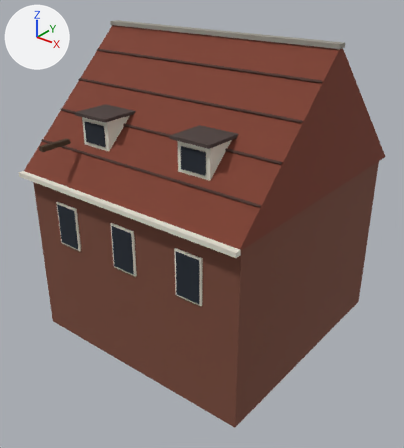
The glTF model public/models/dakhuis_steil.glb as it was, and as the next commit left it.
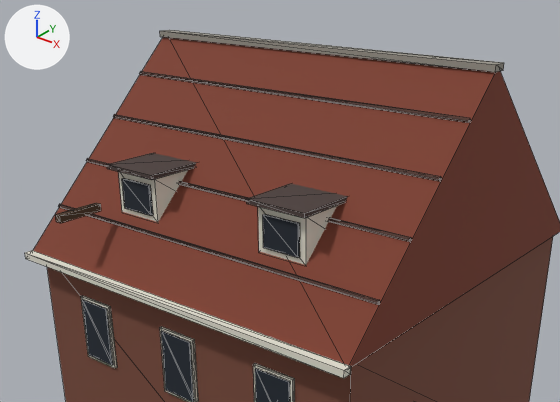
There are two pictures of each version: one whole from a 50 mm camera at (11.81, -15.28, 13.35) aimed at (0.21, -0.78, 4.36), one close up on the part from 0% to 95% of the width and 0% to 61% of the height. Arrows for +X, +Y and +Z are at upper left; the lights stay in place. The last two pictures show the newer version. The close-ups show mesh edges as thin lines. Vertices at exactly the same position are counted once.

In view in the first close-up: 'dakhuis_steil'.
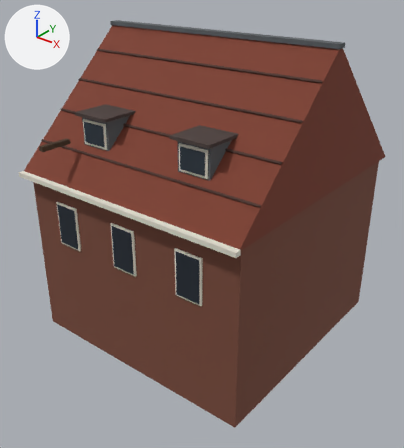
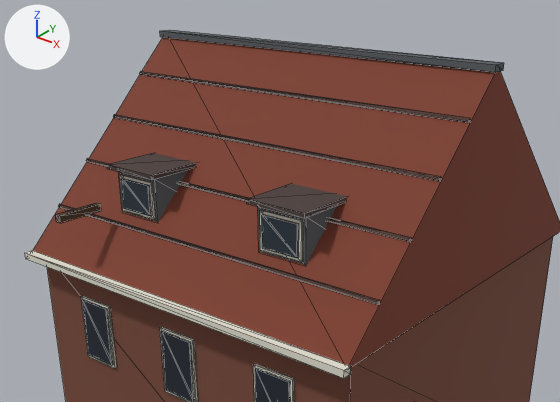
The change, as a diff of the scene's bpy script:
```diff
--- a/public/models/dakhuis_steil.glb.py
+++ b/public/models/dakhuis_steil.glb.py
@@ mat_glass @@
+mat_glass = principled_material('Glass')
+mat_glass.base_color = (0.0194, 0.0319, 0.0467)  # dark blue #26323d
+mat_glass.roughness = 0.9
@@ mat_lead @@
+mat_lead = principled_material('Lead')
+mat_lead.base_color = (0.102, 0.114, 0.125)  # dark grey #5a5f63
+mat_lead.roughness = 0.9
@@ me_dakhuis_steil @@
 # used by ob_dakhuis_steil; location = (0.0, 0.0, 0.0)
-me_dakhuis_steil.from_pydata(...)  # 166 vertices, 248 faces; spans x -4.65..4.65, y -5.25..4.8, z 0.0..11.05
+me_dakhuis_steil.from_pydata(...)  # 182 vertices, 272 faces; spans x -4.65..4.65, y -5.25..4.8, z 0.0..11.05
+# me_dakhuis_steil part 1: a new loose piece, a box spanning x -2.5..-1.46, y -3.645..-3.595, z 7.6..8.44, in mat_woodwhite (light grey #e4e0d2)
+# me_dakhuis_steil part 2: a new loose piece, a box spanning x 1.64..2.68, y -3.645..-3.595, z 7.6..8.44, in mat_woodwhite (light grey #e4e0d2)
+# me_dakhuis_steil part 3: the loose piece of 8 vertices spanning x -2.42..-1.54, y -3.65..-3.59, z 7.68..8.36 is moved by (0.0, -0.03, 0.0), in mat_glass (dark blue #26323d)
+# me_dakhuis_steil part 4: the loose piece of 8 vertices spanning x 1.72..2.6, y -3.65..-3.59, z 7.68..8.36 is moved by (0.0, -0.03, 0.0), in mat_glass (dark blue #26323d)
+# me_dakhuis_steil part 5: 12 faces spanning x -4.65..4.65, y -0.17..0.17, z 10.91..11.05 switch from mat_stone (grey #9a968c) to mat_lead (dark grey #5a5f63)
+# me_dakhuis_steil part 6: 24 faces spanning x -2.58..2.76, y -3.6..-2.1, z 7.52..8.52 switch from mat_woodwhite (light grey #e4e0d2) to mat_lead (dark grey #5a5f63)
 me_dakhuis_steil.materials.append(mat_brick)
@@ me_dakhuis_steil @@
 me_dakhuis_steil.materials.append(mat_wooddark)
+me_dakhuis_steil.materials.append(mat_glass)  # dark blue #26323d
```

Where the change shows, as pixel boxes (x1, y1, x2, y2) in the close-ups (560 x 402 px; the box of a moved part takes in the faces that stretch with it):
part 1 of me_dakhuis_steil, added
    after: (119, 174, 155, 220)
part 2 of me_dakhuis_steil, added
    after: (260, 209, 303, 262)
part 3 of me_dakhuis_steil, moved or reshaped
    before: (122, 178, 153, 215)
    after: (121, 179, 151, 216)
part 4 of me_dakhuis_steil, moved or reshaped
    before: (263, 214, 300, 257)
    after: (262, 215, 298, 258)
part 5 of me_dakhuis_steil, recoloured (grey to dark grey)
    both: (160, 30, 504, 72)
part 6 of me_dakhuis_steil, recoloured
    both: (118, 170, 337, 265)
